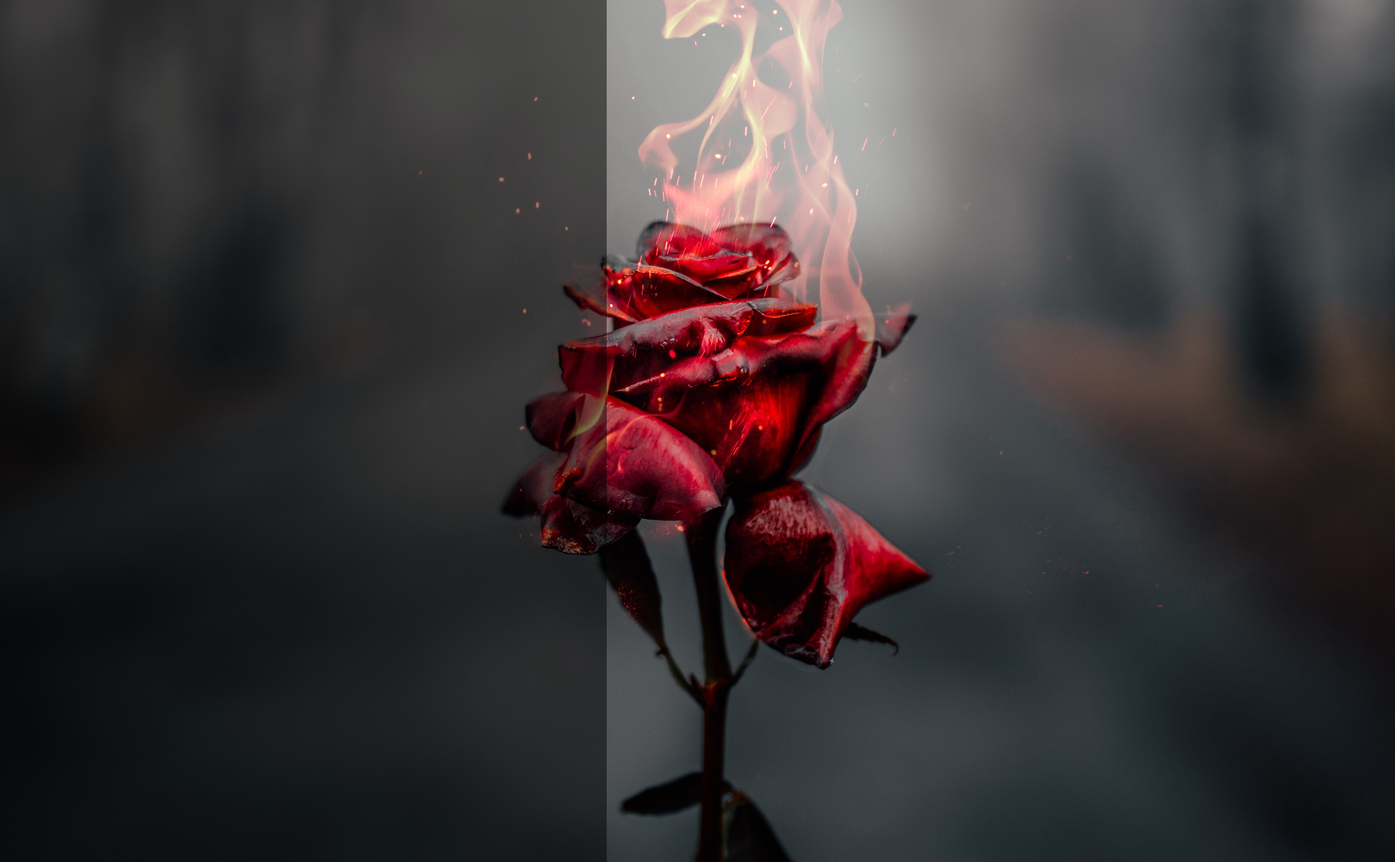
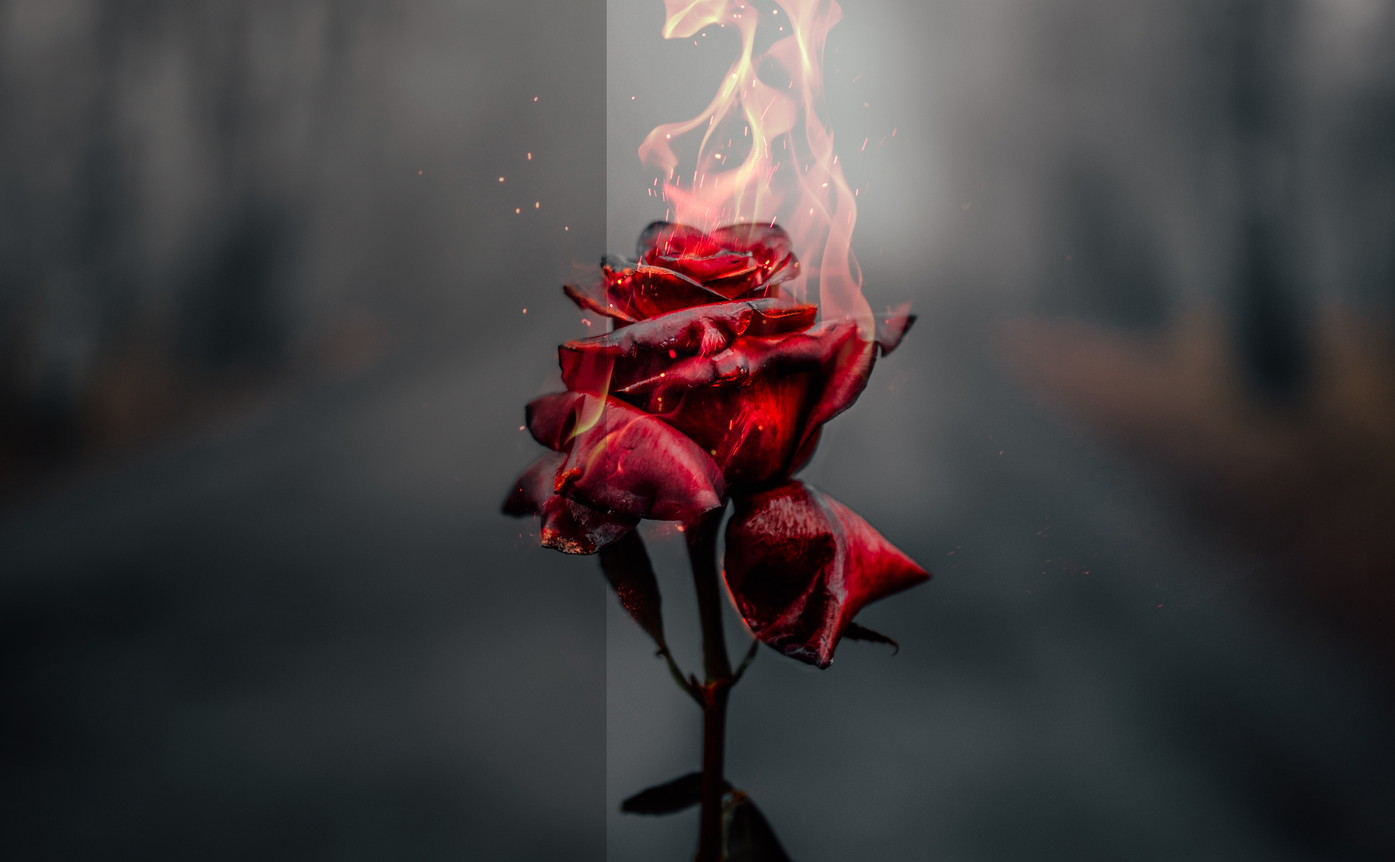
Layered file, before and after one edit (1395×862). Changes by layer:
"Overlay": opacity 50% → 25% over box(0, 0, 607, 862)
